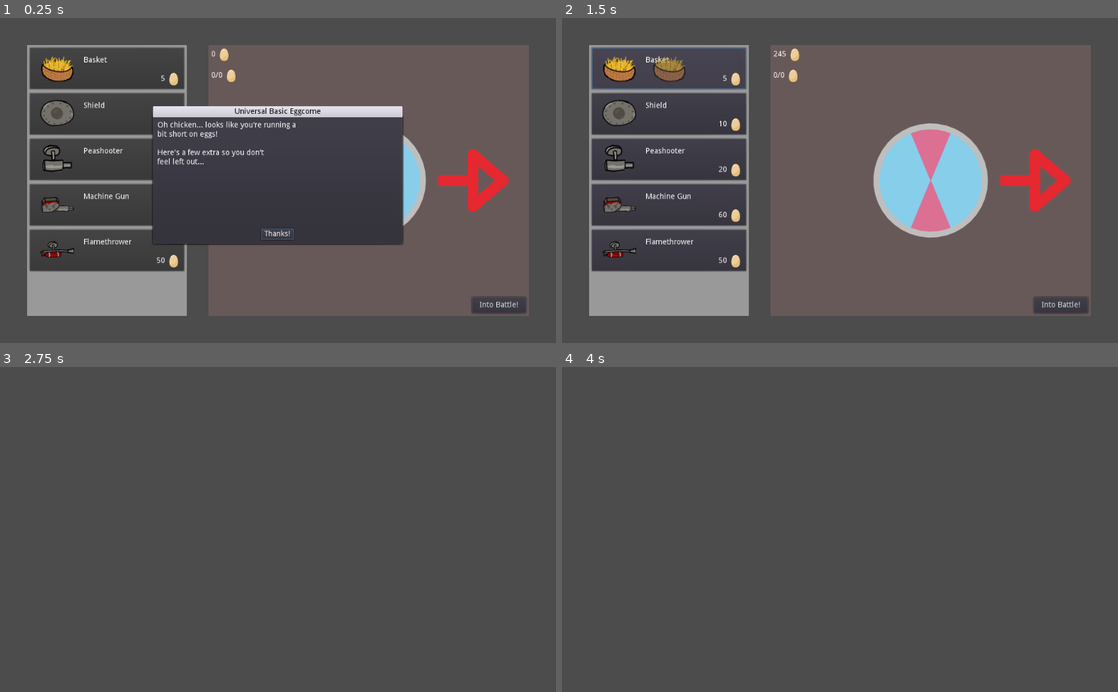
Above: before the commit, frames 1-4 (two rows, left to right).
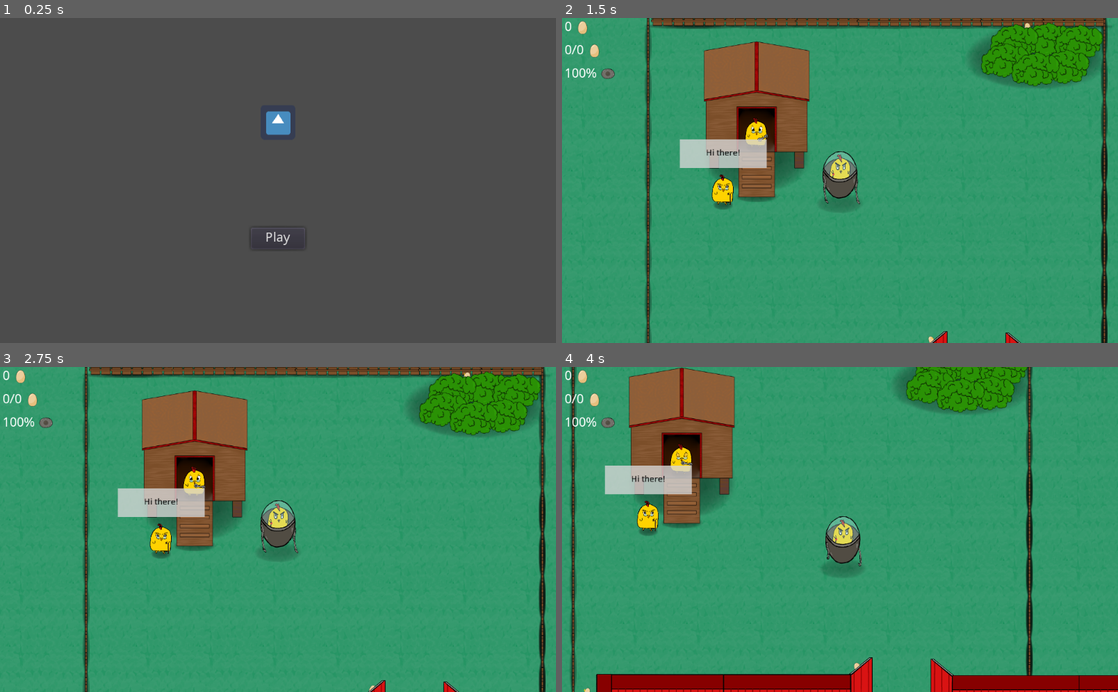
Above: after the commit, the same moments.

Repository: CiaranWoodward/LD46
Game: Godot game, scene res://Menu/MainMenu.tscn
Two runs of this game, one before a commit and one after it. Both use one fixed random seed, a clock stepped at 60 frames per second and the inputs below. Before the commit the project starts from res://Menu/DesignMenu.tscn. The engine's default icon, where the game draws it, is replaced by a stand-in: a white triangle on a blue panel in a dark square. Sound files missing from this copy of the repository are replaced by a short silence.
Inputs (mouse positions are in pixels of both pictures, inside the frame that each line leads up to):
- Up to frame 1 (0.25 s): no input
- Up to frame 2 (1.5 s): click (840, 239) at 0.5 s, where only the run after the commit has a clickable "Play"; click (667, 70) at 1.27 s
- Up to frame 3 (2.75 s): click (500, 653) at 2 s, where only the run before the commit has a clickable "Into Battle!"
- Up to frame 4 (4 s): tap Enter (ui_accept) at 2.75, 3.02, 3.77 s; move the mouse to (962, 513) at 2.77 s; hold Right (player_right) 2.78-3.53 s; tap E (interact, bound only after the commit) at 2.85, 3.8 s; click (962, 513) at 2.92 s; move the mouse to (728, 545) at 3.52 s; hold S (player_down) from 3.53 s (still down); click (728, 545) at 3.6 s

The runs differ from the first frame. In frame 1, 45% of the frame differs, in the area x 4-96%, y 8-92%; in frame 2, 100%, in the area x 0-100%, y 0-100%; in frame 3, 100%; in frame 4, 100%.
Error before the commit: Invalid call. Nonexistent function 'find_node' in base 'Nil'. (res://Menu/DesignMenu.gd:26)

Commit message:
final changes

Diff:
--- a/Belt Accessories/Basket.tscn
+++ b/Belt Accessories/Basket.tscn
@@ -23,6 +23,7 @@
 [node name="Basket" type="KinematicBody2D"]
 collision_mask = 32
 script = ExtResource( 14 )
+cost = 4
 icon_texture = ExtResource( 15 )
 egg_capacity = 12
 
--- a/Belt Accessories/Machine Gun.tscn
+++ b/Belt Accessories/Machine Gun.tscn
@@ -222,7 +222,7 @@
 [node name="Machine Gun" type="Node2D"]
 script = ExtResource( 10 )
 description = "Machine Gun"
-cost = 60
+cost = 40
 is_weapon = true
 icon_texture = ExtResource( 11 )
 bulletforce = 1000.0
--- a/Belt Accessories/Peashooter.tscn
+++ b/Belt Accessories/Peashooter.tscn
@@ -23,7 +23,7 @@
 [node name="Peashooter" type="Node2D"]
 script = ExtResource( 17 )
 description = "Peashooter"
-cost = 20
+cost = 10
 is_weapon = true
 icon_texture = ExtResource( 18 )
 spread = 0.15
--- a/Belt Accessories/Shield.tscn
+++ b/Belt Accessories/Shield.tscn
@@ -19,7 +19,7 @@
 collision_mask = 32
 script = ExtResource( 9 )
 description = "Shield"
-cost = 10
+cost = 8
 icon_texture = ExtResource( 10 )
 
 [node name="0" type="Sprite" parent="."]
--- a/Chicks/MechChick.gd
+++ b/Chicks/MechChick.gd
@@ -12,6 +12,8 @@
 func _process(delta):
 	if enabled:
 		if Input.is_action_just_released("interact"):
+			Global.mod_eggcount(Global.get_eggcontent())
+			Global.clear_eggcontent()
 			var root = get_tree().get_root()
 			Global.curScene = root.get_child(root.get_child_count() - 1)
 			Global.oldpos = Global.player.get_global_position()
--- a/Chicks/MechChick.tscn
+++ b/Chicks/MechChick.tscn
@@ -68,7 +68,7 @@
 position = Vector2( 13.1722, 22.1533 )
 scale = Vector2( 0.5, 0.5 )
 frames = SubResource( 1 )
-frame = 4
+frame = 5
 speed_scale = 0.55
 playing = true
 offset = Vector2( -15.308, 29.9265 )
--- a/Level.tscn
+++ b/Level.tscn
@@ -108,12 +108,6 @@
 [node name="Player" parent="YSort" instance=ExtResource( 2 )]
 position = Vector2( 565.263, 196.842 )
 
-[node name="Camera2D" type="Camera2D" parent="YSort/Player"]
-current = true
-zoom = Vector2( 1.3, 1.3 )
-process_mode = 0
-smoothing_enabled = true
-
 [node name="PlayerBullet" parent="YSort" instance=ExtResource( 4 )]
 position = Vector2( 393.495, 242.761 )
 
--- a/Levels/BatteryFarmLevel.tscn
+++ b/Levels/BatteryFarmLevel.tscn
@@ -70,11 +70,6 @@
 [node name="Player" parent="YSort" instance=ExtResource( 1 )]
 position = Vector2( 3893.49, 675.744 )
 
-[node name="Camera2D" type="Camera2D" parent="YSort/Player"]
-current = true
-zoom = Vector2( 1.5, 1.5 )
-smoothing_enabled = true
-
 [node name="WallFront" parent="YSort" instance=ExtResource( 6 )]
 position = Vector2( 499.856, -43.1694 )
 
@@ -371,11 +366,9 @@
 
 [node name="GuideChick" parent="YSort" instance=ExtResource( 10 )]
 position = Vector2( 3631.34, 620.167 )
-speech = PoolStringArray( "We\'re here!", "There are lot\'s of scary humans in there...", "Don\'t go unprepared!", "Ask my wife to make parts", "We believe in you!!!", "", "", "" )
 
 [node name="GuideChick2" parent="YSort" instance=ExtResource( 10 )]
 position = Vector2( -39.5322, 95.4538 )
-speech = PoolStringArray( "Can\'t stop until every chick is free!", "Thank you!!!", "", "" )
 
 [node name="MechChick" parent="YSort" instance=ExtResource( 12 )]
 position = Vector2( 3550.4, 626.819 )
--- a/Levels/FarmLevel.tscn
+++ b/Levels/FarmLevel.tscn
@@ -133,13 +133,6 @@
 [node name="Player" parent="YSort" instance=ExtResource( 3 )]
 position = Vector2( -579.551, -1494.22 )
 
-[node name="Camera2D" type="Camera2D" parent="YSort/Player"]
-position = Vector2( 11.1426, 0 )
-current = true
-zoom = Vector2( 1.5, 1.5 )
-process_mode = 0
-smoothing_enabled = true
-
 [node name="BarnSide" parent="YSort" instance=ExtResource( 2 )]
 position = Vector2( -1024.02, 1085.18 )
 
@@ -3154,15 +3147,14 @@
 
 [node name="GuideChick" parent="YSort" instance=ExtResource( 22 )]
 position = Vector2( -902.539, -1488.77 )
-speech = PoolStringArray( "Hi there!", "This is my wife", "She\'s a bit mad", "Lost her marbles after they keep stealing our eggs!", "Apparently, they want to eat them!", "", "Please help us", "We tried stealing them back", "But they keep taking them!", "We have no choice but to defeat the thieves!", "Help us keep our babies alive!", "", "My wife is a great mechanic", "Made that suit a while ago", "She\'s too distraught to build anymore", "Bring her eggs and maybe she\'ll cheer up", "", "Good luck!", "", "", "", "", "", "" )
+speech = PoolStringArray( "Hi there!", "Speak to my wife for parts!", "We need to keep those stolen eggs alive!", "" )
 
 [node name="GuideChick2" parent="YSort" instance=ExtResource( 22 )]
 position = Vector2( 3320.17, -1365.46 )
-speech = PoolStringArray( "Good Job so far!", "There\'s still many more to find!", "Don\'t forget to speak to my wife for more parts", "", "" )
+speech = PoolStringArray( "Good Job!", "Get in the truck!", "" )
 
 [node name="GuideChick3" parent="YSort" instance=ExtResource( 22 )]
 position = Vector2( 6749.43, -2809.54 )
-speech = PoolStringArray( "Great job!", "You found so many!", "Your work isn\'t finished yet though!", "", "There\'s a place they\'ve been taking the eggs", "Hop in the truck", "", "" )
 
 [node name="Truck" parent="YSort" instance=ExtResource( 24 )]
 position = Vector2( 7344.31, -2747.29 )
--- a/Levels/MarketLevel.tscn
+++ b/Levels/MarketLevel.tscn
@@ -72,12 +72,6 @@
 [node name="Player" parent="YSort" instance=ExtResource( 2 )]
 position = Vector2( 80, 440 )
 
-[node name="Camera2D" type="Camera2D" parent="YSort/Player"]
-current = true
-zoom = Vector2( 1.5, 1.5 )
-process_mode = 0
-smoothing_enabled = true
-
 [node name="MarketStall" parent="YSort" instance=ExtResource( 3 )]
 position = Vector2( 648, 432 )
 
@@ -1289,11 +1283,9 @@
 
 [node name="GuideChick" parent="YSort" instance=ExtResource( 14 )]
 position = Vector2( -20.9294, 604.754 )
-speech = PoolStringArray( "The thieves come here to get money for our babies", "They\'re expecting you though!", "Be careful!", "", "", "" )
 
 [node name="GuideChick2" parent="YSort" instance=ExtResource( 14 )]
 position = Vector2( 6557.93, 1981.77 )
-speech = PoolStringArray( "Amazing job!", "Just one last place to go!", "", "Legends speak of a torturous place", "One where everyone lives in a box", "They can\'t move and their eggs are taken", "", "Come! Let\'s go set them free!", "Hop in the truck!", "", "" )
 
 [node name="MechChick" parent="YSort" instance=ExtResource( 16 )]
 position = Vector2( -38.5124, 382.357 )
--- a/Menu/EggCome.gd
+++ b/Menu/EggCome.gd
@@ -6,4 +6,4 @@
 	self.get_close_button().visible = false
 
 func _on_EggCome_confirmed():
-	Global.mod_eggcount(250)
+	Global.mod_eggcount(25)
--- a/Player/Player.tscn
+++ b/Player/Player.tscn
@@ -591,7 +591,7 @@
 angular_damp = 100.0
 script = ExtResource( 2 )
 speed = 10000.0
-maxhealth = 300.0
+maxhealth = 200.0
 
 [node name="Smoke" type="CPUParticles2D" parent="."]
 position = Vector2( 2.43839, -14.1426 )
@@ -820,4 +820,10 @@
 
 [node name="Ding2" type="AudioStreamPlayer2D" parent="."]
 stream = ExtResource( 48 )
+
+[node name="Camera" type="Camera2D" parent="."]
+current = true
+zoom = Vector2( 1.5, 1.5 )
+process_mode = 0
+smoothing_enabled = true
 [connection signal="area_entered" from="EggCollect" to="BeltPath" method="_on_EggCollect_area_entered"]
--- a/project.godot
+++ b/project.godot
@@ -21,7 +21,7 @@
 [application]
 
 config/name="LD46"
-run/main_scene="res://Menu/DesignMenu.tscn"
+run/main_scene="res://Menu/MainMenu.tscn"
 config/icon="res://icon.png"
 
 [autoload]
@@ -31,6 +31,10 @@
 [debug]
 
 settings/stdout/print_fps=true
+
+[gui]
+
+theme/use_hidpi=true
 
 [input]
 
@@ -84,6 +88,11 @@
 "events": [ Object(InputEventMouseButton,"resource_local_to_scene":false,"resource_name":"","device":0,"alt":false,"shi …(212 unchanged characters)…
  ]
 }
+interact={
+"deadzone": 0.5,
+"events": [ Object(InputEventKey,"resource_local_to_scene":false,"resource_name":"","device":0,"alt":false,"shift":false,"control":false,"meta":false,"command":false,"pressed":false,"scancode":69,"unicode":0,"echo":false,"script":null)
+ ]
+}
 
 [input_devices]
 
